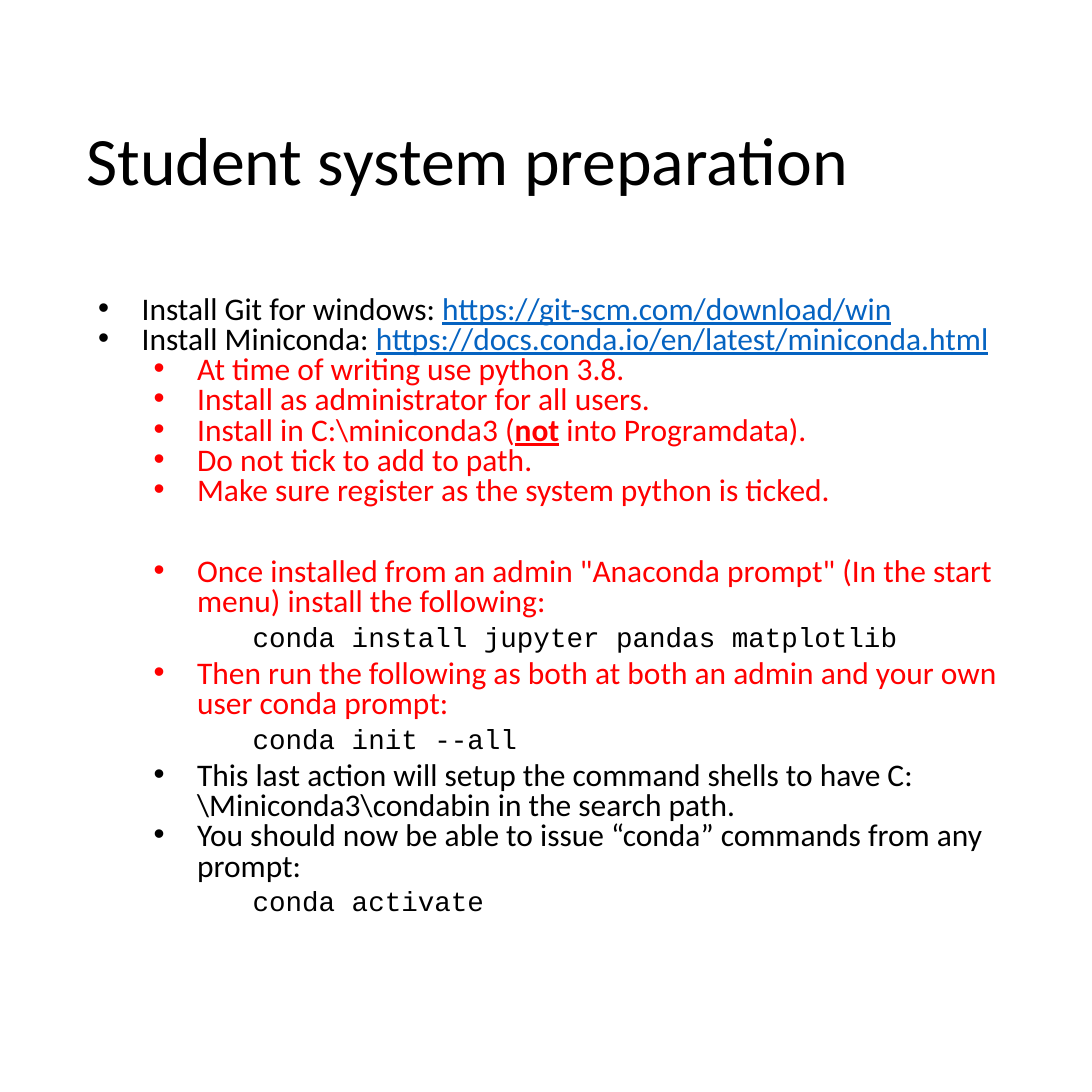
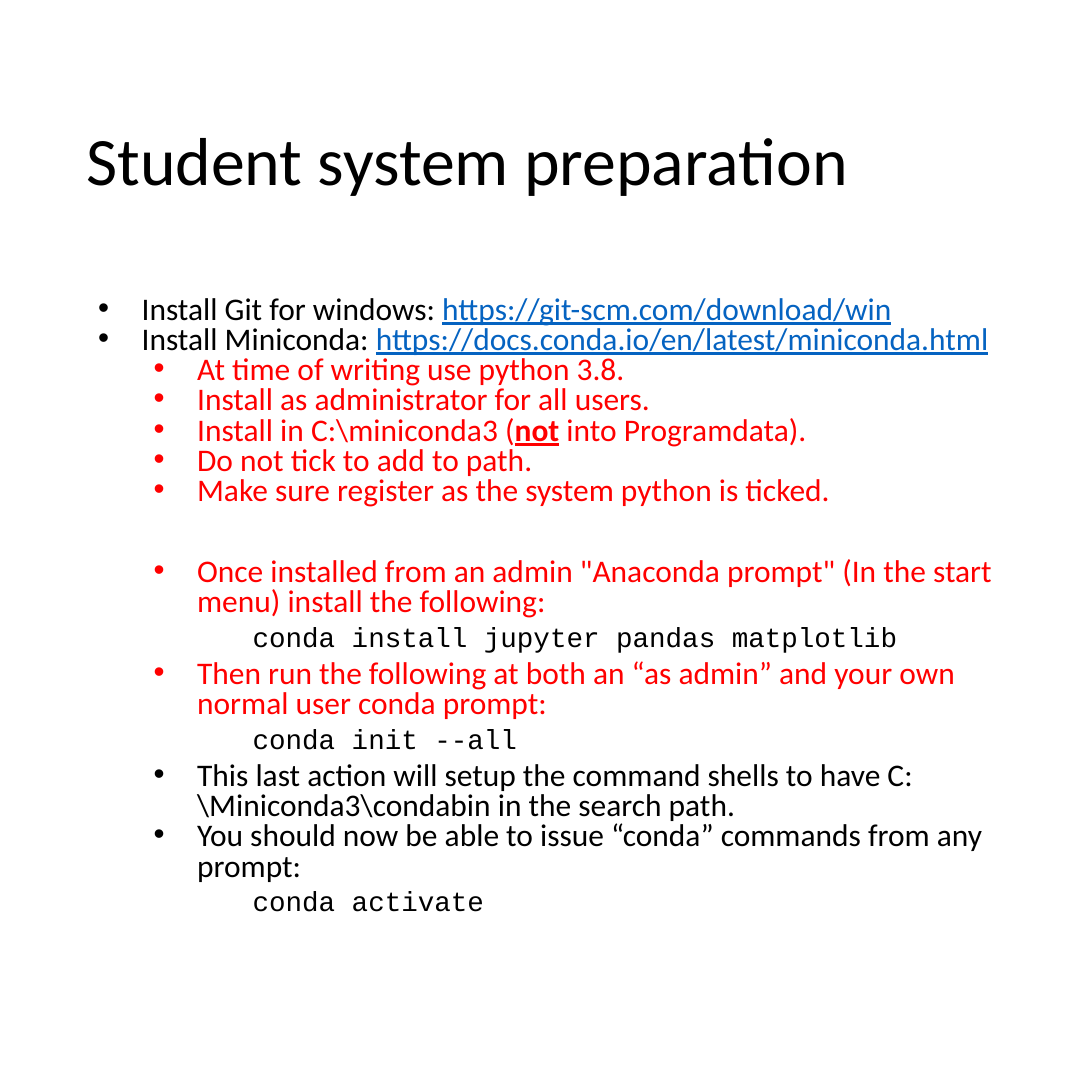
Before and after one commit to mrkbutty/PythonTutButty01, a slide deck: slide 2 of PyTut1_Intro.pptx. Drawn at 1092x1092 pixels with LibreOffice and Linux fonts; fonts in the diff are those of the drawing. Boxes give left, top, right and bottom in pixels: in the first picture for what was removed or moved away, otherwise in the second. Text is boxed around its words. In the diff, an @@ line names an element or a change of style, - is before the commit and + after.

```diff
--- a/PyTut1_Intro.pptx
+++ b/PyTut1_Intro.pptx
@@ text at box(197, 661, 954, 719): text changed @@
-  • Then run the following as both at both an admin and your own user conda prompt:
+  • Then run the following at both an “as admin” and your own normal user conda prompt:
```
Also in this commit, not shown: 10 other slides changed, 1 other file.
